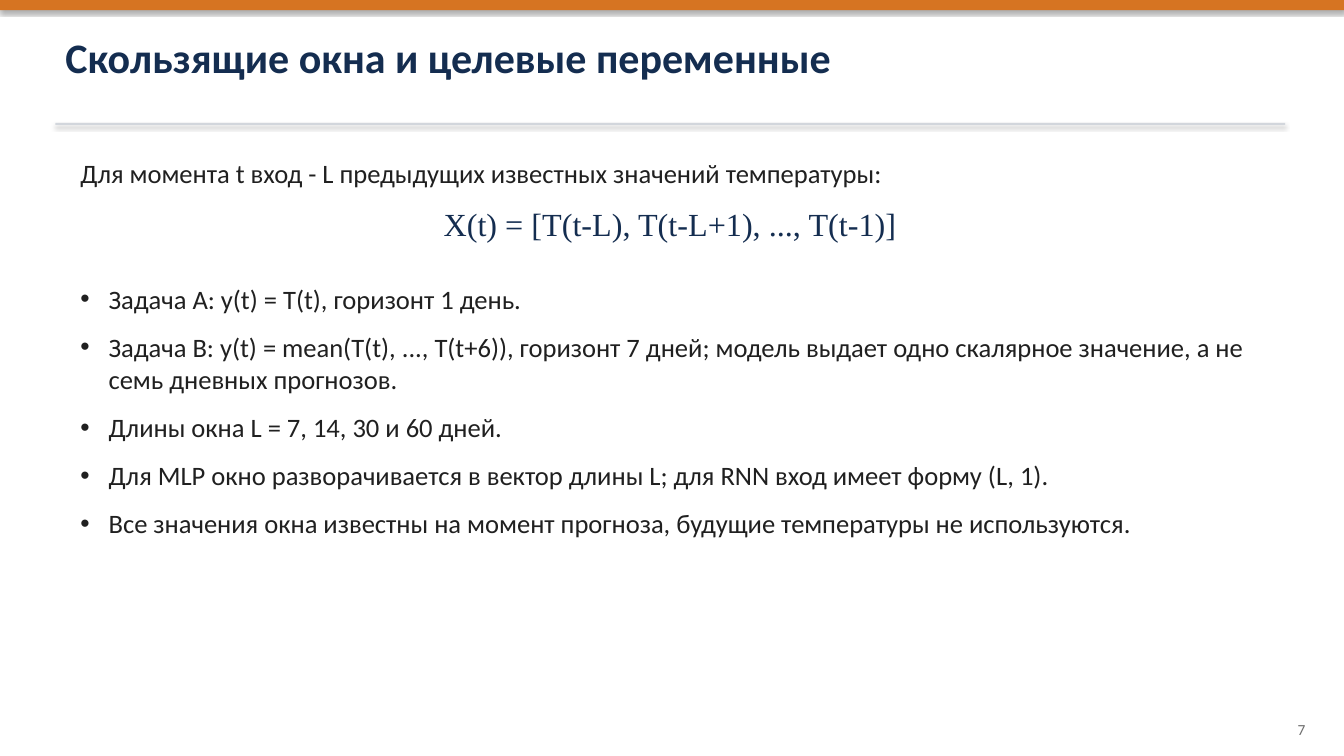
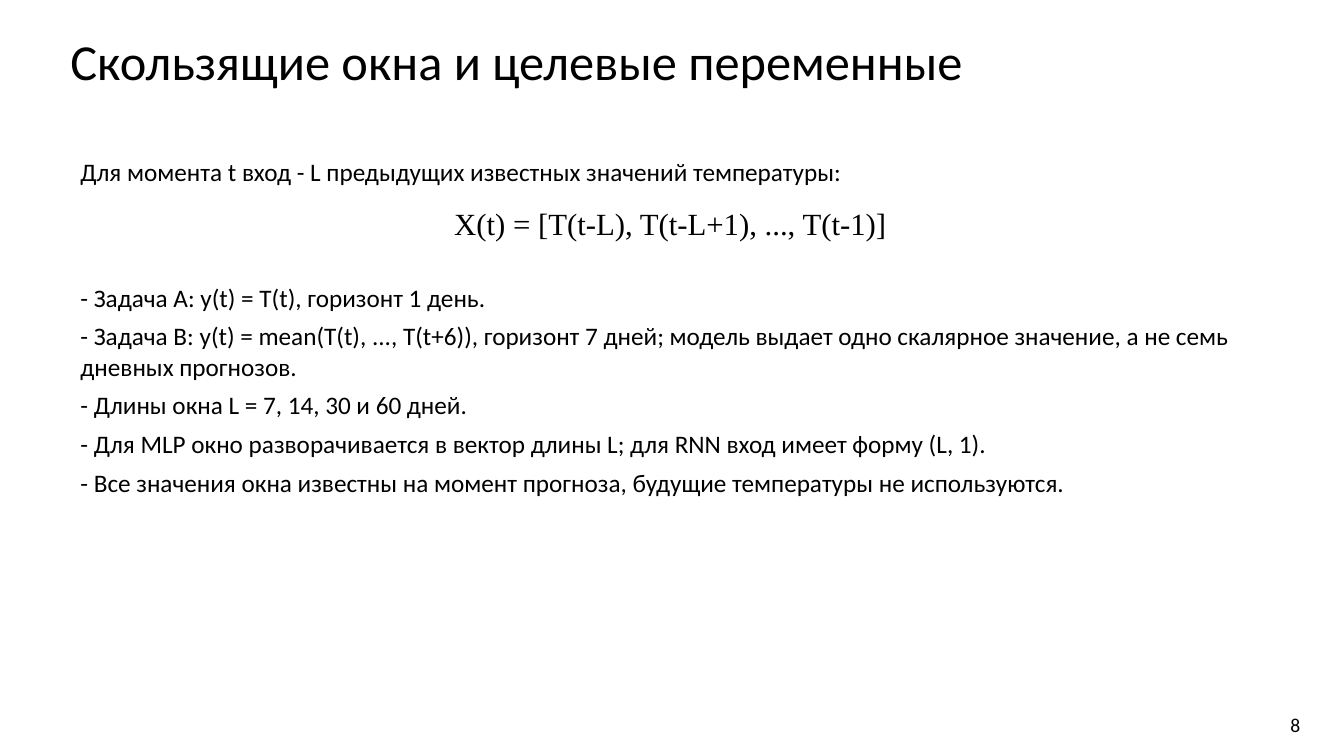
Before and after one commit to bigflyy/nn-uni, a slide deck: slide 8 of labs/lab2/nn-lab-2.pptx. Drawn at 1344x756 pixels with LibreOffice and Linux fonts; fonts in the diff are those of the drawing. Boxes give left, top, right and bottom in pixels: in the first picture for what was removed or moved away, otherwise in the second. Text is boxed around its words. In the diff, an @@ line names an element or a change of style, - is before the commit and + after.

```diff
--- a/labs/lab2/nn-lab-2.pptx
+++ b/labs/lab2/nn-lab-2.pptx
@@ rectangle removed at [0,0,1344,10] @@
@@ text "Скользящие окна и целевые переменные" at [70,47,962,89]: size 30 to 36 pt, text colour #142D50 to #000000, bold off @@
@@ rectangle removed at [55,123,1286,125] @@
@@ text "Для момента t вход - ..." at [80,164,841,185]: size 19 to 18 pt, text colour #202020 to #000000; line spacing 1.02 to 1; less space between paragraphs @@
@@ text "X(t) = [T(t-L), T(t-L+1), ..., ..." at [454,213,887,241]: size 23 to 22 pt, text colour #142D50 to #000000; more space between paragraphs @@
@@ text at [80,288,1228,496]: text changed; size 19 to 18 pt; text colour #202020 to #000000 @@
-• Задача A: y(t) = T(t), горизонт 1 день.
-• Задача B: y(t) = mean(T(t), ..., T(t+6)), горизонт 7 дней; модель выдает одно скалярное значение, а не семь дневных прогнозов.
-• Длины окна L = 7, 14, 30 и 60 дней.
-• Для MLP окно разворачивается в вектор длины L; для RNN вход имеет форму (L, 1).
-• Все значения окна известны на момент прогноза, будущие температуры не используются.
+- Задача A: y(t) = T(t), горизонт 1 день.
+- Задача B: y(t) = mean(T(t), ..., T(t+6)), горизонт 7 дней; модель выдает одно скалярное значение, а не семь дневных прогнозов.
+- Длины окна L = 7, 14, 30 и 60 дней.
+- Для MLP окно разворачивается в вектор длины L; для RNN вход имеет форму (L, 1).
+- Все значения окна известны на момент прогноза, будущие температуры не используются.
@@ text at [1290,718,1300,732]: text changed; size 11 to 14 pt; text colour #6E6E6E to #000000 @@
-7
+8
```
Also in this commit, not shown: 20 other slides changed, 1 other file.
